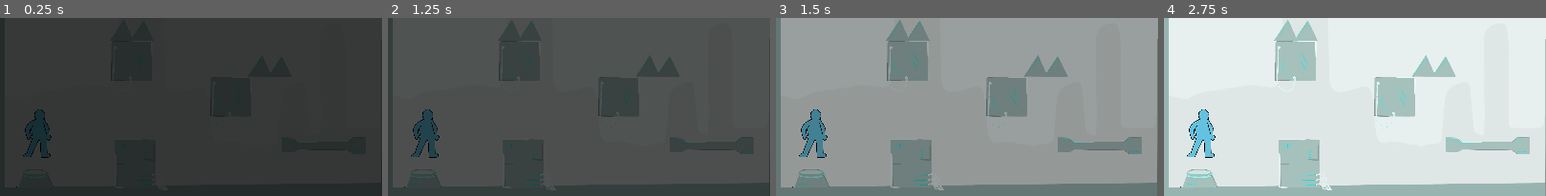
Above: before the commit, frames 1-4 (left to right).
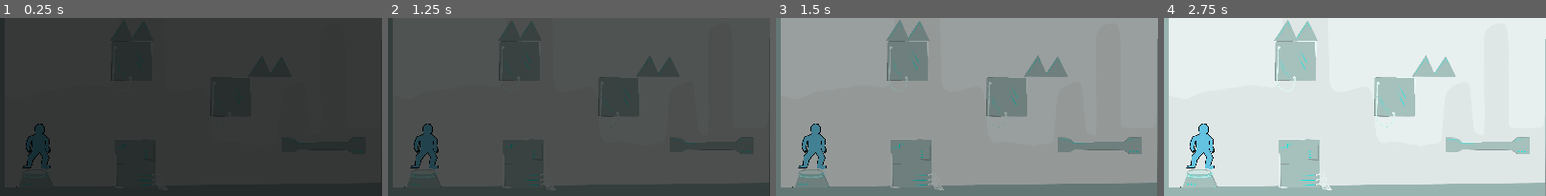
Above: after the commit, the same moments.

Repository: gobggj2022/GGJ-
Game: Godot game, scene res://src/Main/Game.tscn
The game is run twice, just before and just after one commit, with the same random seed, the same clock (stepped at 60 frames per second) and the same inputs.
Inputs:
- Up to frame 1 (0.25 s): no input
- Up to frame 2 (1.25 s): click "PLAY" at 0.5 s
- Up to frame 3 (1.5 s): click "PLAY" at 1.25 s
- Up to frame 4 (2.75 s): hold Right (ui_right) from 2.03 s (still down); tap Space (ui_select) at 2.27 s
The pictures show only the part of the screen within x 0-50%, y 50-100%; the shares and areas given below are measured in that part.

The runs differ from the first frame. In frame 1, 1.2% of the frame differs, in the area x 5-14%, y 51-86%; in frame 2, 1.2%; in frame 3, 1.2%; in frame 4, 1.2%.

Commit message:
add musics

Diff:
--- a/assets/PlayerSpriteBlue.tres
+++ b/assets/PlayerSpriteBlue.tres
@@ -22,14 +22,24 @@
 
 [resource]
 animations = [ {
+"frames": [ ExtResource( 8 ), ExtResource( 4 ) ],
+"loop": true,
+"name": "idle",
+"speed": 3.94
+}, {
+"frames": [ ExtResource( 9 ) ],
+"loop": false,
+"name": "sneak",
+"speed": 5.0
+}, {
 "frames": [ ExtResource( 6 ), ExtResource( 11 ), ExtResource( 16 ), ExtResource( 15 ), ExtResource( 14 ), ExtResource( 13 ), ExtResource( 12 ) ],
 "loop": true,
 "name": "run",
 "speed": 9.0
 }, {
-"frames": [ ExtResource( 9 ) ],
-"loop": false,
-"name": "sneak",
+"frames": [ ExtResource( 19 ) ],
+"loop": true,
+"name": "dash",
 "speed": 5.0
 }, {
 "frames": [ ExtResource( 7 ), ExtResource( 3 ), ExtResource( 2 ), ExtResource( 5 ) ],
@@ -41,14 +51,4 @@
 "loop": false,
 "name": "jump",
 "speed": 8.0
-}, {
-"frames": [ ExtResource( 4 ), ExtResource( 8 ) ],
-"loop": true,
-"name": "idle",
-"speed": 4.0
-}, {
-"frames": [ ExtResource( 19 ) ],
-"loop": true,
-"name": "dash",
-"speed": 5.0
 } ]
--- a/assets/PlayerSpriteRed.tres
+++ b/assets/PlayerSpriteRed.tres
@@ -22,19 +22,24 @@
 
 [resource]
 animations = [ {
-"frames": [ ExtResource( 6 ), ExtResource( 13 ), ExtResource( 16 ), ExtResource( 18 ) ],
+"frames": [ ExtResource( 2 ), ExtResource( 4 ) ],
+"loop": true,
+"name": "idle",
+"speed": 3.94
+}, {
+"frames": [ ExtResource( 3 ) ],
 "loop": false,
-"name": "jump",
-"speed": 8.0
+"name": "sneak",
+"speed": 5.0
+}, {
+"frames": [ ExtResource( 10 ), ExtResource( 1 ), ExtResource( 9 ), ExtResource( 8 ), ExtResource( 11 ), ExtResource( 12 ), ExtResource( 14 ) ],
+"loop": true,
+"name": "run",
+"speed": 9.0
 }, {
 "frames": [ ExtResource( 19 ) ],
 "loop": true,
 "name": "dash",
-"speed": 5.0
-}, {
-"frames": [ ExtResource( 3 ) ],
-"loop": false,
-"name": "sneak",
 "speed": 5.0
 }, {
 "frames": [ ExtResource( 5 ), ExtResource( 7 ), ExtResource( 17 ), ExtResource( 15 ) ],
@@ -42,13 +47,8 @@
 "name": "death",
 "speed": 5.0
 }, {
-"frames": [ ExtResource( 10 ), ExtResource( 1 ), ExtResource( 9 ), ExtResource( 8 ), ExtResource( 11 ), ExtResource( 12 ), ExtResource( 14 ) ],
-"loop": true,
-"name": "run",
-"speed": 9.0
-}, {
-"frames": [ ExtResource( 4 ), ExtResource( 2 ) ],
-"loop": true,
-"name": "idle",
-"speed": 4.0
+"frames": [ ExtResource( 6 ), ExtResource( 13 ), ExtResource( 16 ), ExtResource( 18 ) ],
+"loop": false,
+"name": "jump",
+"speed": 8.0
 } ]
--- a/src/Level/Level.gd
+++ b/src/Level/Level.gd
@@ -3,7 +3,19 @@
 var ghostPlayerNode = preload("res://src/Player/GhostPlayer.tscn")
 var ghostPlayer: GhostPlayer
 
+var transitionDuration = 1.0
+
 onready var player: Player = $Player
+onready var gameManager = get_node('/root/GameManager')
+
+onready var musicNormal = $MusicNormal
+onready var musicReverse = $MusicReverse
+onready var transitionEffect = $TransitionEffect
+
+onready var tween = $Tween
+
+func _ready():
+	gameManager.connect('side_switch', self, '_on_side_update')
 
 func _on_ArriveeBlanc_player_enter():
 	get_node('/root/GameManager').turnDark()
@@ -23,3 +35,18 @@
 
 func _on_DepartBlanc_player_leave():
 	player.can_record = true
+
+
+func _on_side_update(isDark):
+	var enteringMusic = musicReverse if isDark else musicNormal
+	var leavingMusic = musicNormal if isDark else musicReverse
+
+	tween.interpolate_property(enteringMusic, "volume_db", -80.0, 0.0,
+			transitionDuration, Tween.TRANS_QUAD, Tween.EASE_IN_OUT)
+
+	tween.interpolate_property(leavingMusic, "volume_db", 0.0, -80.0,
+			transitionDuration, Tween.TRANS_QUAD, Tween.EASE_IN_OUT)
+
+	transitionEffect.play()
+
+	tween.start()
--- a/src/Level/Level.tscn
+++ b/src/Level/Level.tscn
@@ -15,7 +15,9 @@
 [ext_resource path="res://src/Platform/Trap.tscn" type="PackedScene" id=13]
 [ext_resource path="res://src/Platform/HighCube.tscn" type="PackedScene" id=14]
 [ext_resource path="res://src/Background/Fond2.tscn" type="PackedScene" id=15]
-[ext_resource path="res://assets/audio/Yadu Rajiv - miniloops-1 - 10 - Symbiosis_01.ogg" type="AudioStream" id=16]
+[ext_resource path="res://assets/audio/music_normal.ogg" type="AudioStream" id=16]
+[ext_resource path="res://assets/audio/music_reverse.ogg" type="AudioStream" id=17]
+[ext_resource path="res://assets/audio/TAPE START_02.wav" type="AudioStream" id=18]
 
 [node name="Level" type="Node2D"]
 position = Vector2( 26, -18 )
@@ -101,14 +103,25 @@
 
 [node name="Player" parent="." instance=ExtResource( 2 )]
 pause_mode = 1
-position = Vector2( 56.974, 679.877 )
+position = Vector2( 56.974, 705.786 )
 scale = Vector2( 0.09, 0.09 )
 motion/sync_to_physics = false
 run_speed = 250
 jump_speed = -700
 
-[node name="LevelMusic" type="AudioStreamPlayer" parent="."]
+[node name="MusicNormal" type="AudioStreamPlayer" parent="."]
 stream = ExtResource( 16 )
+autoplay = true
+
+[node name="MusicReverse" type="AudioStreamPlayer" parent="."]
+stream = ExtResource( 17 )
+volume_db = -80.0
+autoplay = true
+
+[node name="TransitionEffect" type="AudioStreamPlayer" parent="."]
+stream = ExtResource( 18 )
+
+[node name="Tween" type="Tween" parent="."]
 
 [connection signal="player_leave" from="DepartBlanc" to="." method="_on_DepartBlanc_player_leave"]
 [connection signal="player_enter" from="ArriveeBlanc" to="." method="_on_ArriveeBlanc_player_enter"]
--- a/src/Menu/MainMenu.gd
+++ b/src/Menu/MainMenu.gd
@@ -7,6 +7,8 @@
 onready var playButton = $ColorRect/PlayButton
 onready var creditsButton = $ColorRect/CreditsButton
 onready var exitButton = $ColorRect/ExitButton
+
+onready var music: AudioStreamPlayer = $MusicMenu
 
 var buttonsLeaveDuration = 0.8
 
@@ -23,6 +25,9 @@
 
 
 	tween.interpolate_property(self, "modulate:a", 1.0, 0.0,
+			buttonsLeaveDuration - 0.2, Tween.TRANS_LINEAR, Tween.EASE_IN, 0.6)
+
+	tween.interpolate_property(music, "volume_db", 0.0, -80.0,
 			buttonsLeaveDuration - 0.2, Tween.TRANS_LINEAR, Tween.EASE_IN, 0.6)
 
 	tween.start()
@@ -48,5 +53,6 @@
 
 
 func _on_Tween_tween_all_completed():
+	music.stop()
 	get_tree().paused = false
 	hide()
--- a/src/Menu/MainMenu.tscn
+++ b/src/Menu/MainMenu.tscn
@@ -1,7 +1,8 @@
-[gd_scene load_steps=3 format=2]
+[gd_scene load_steps=4 format=2]
 
 [ext_resource path="res://src/Menu/uiTheme.tres" type="Theme" id=1]
 [ext_resource path="res://src/Menu/MainMenu.gd" type="Script" id=2]
+[ext_resource path="res://assets/audio/musiqueMenu.ogg" type="AudioStream" id=3]
 
 [node name="MainMenu" type="Control"]
 pause_mode = 2
@@ -61,6 +62,10 @@
 
 [node name="Tween" type="Tween" parent="."]
 
+[node name="MusicMenu" type="AudioStreamPlayer" parent="."]
+stream = ExtResource( 3 )
+autoplay = true
+
 [connection signal="pressed" from="ColorRect/PlayButton" to="." method="_on_PlayButton_pressed"]
 [connection signal="pressed" from="ColorRect/ExitButton" to="." method="_on_ExitButton_pressed"]
 [connection signal="tween_all_completed" from="Tween" to="." method="_on_Tween_tween_all_completed"]
Not shown, added: assets/audio/TAPE START_02.wav.import
Not shown, removed: assets/audio/Yadu Rajiv - miniloops-1 - 10 - Symbiosis_01.ogg.import
Not shown, added: assets/audio/click1.ogg.import
Not shown, added: assets/audio/gameover.wav.import
Not shown, added: assets/audio/music_normal.ogg.import
Not shown, added: assets/audio/music_reverse.ogg.import
Not shown, added: assets/audio/musiqueMenu.ogg.import
Not shown, added: assets/audio/rollover2.ogg.import
Not shown, added: assets/musiqueMenu.wav.import
Not shown: 1 places in src/Level/Level.tscn that only renumber resources
Not shown, added: assets/audio/TAPE START_02.wav
Not shown, removed: assets/audio/Yadu Rajiv - miniloops-1 - 10 - Symbiosis_01.ogg
(and 7 more such lines)
